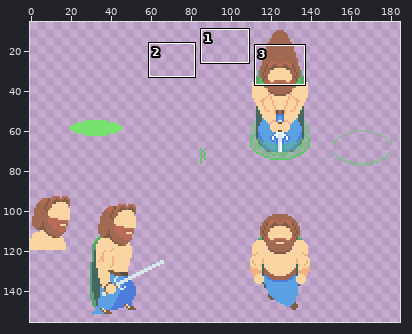
File history of a pixel-art file, Art/Raw files/McLir/McLirMain.ase. Above, an overview of the earlier version with the close-up marked.
Close-up. As it was:
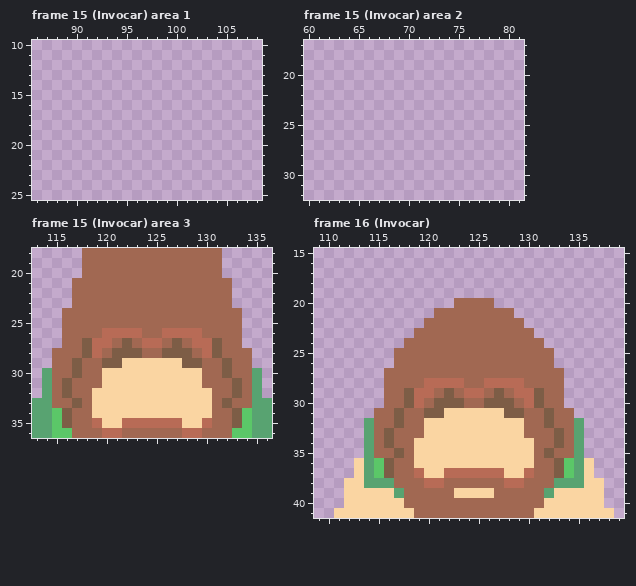
213x242 pixels, 18 frames. Shown: frame 15 (Invocar) area 1: x 86..108, y 10..25; frame 15 (Invocar) area 2: x 60..81, y 17..32; frame 15 (Invocar) area 3: x 113..136, y 18..36; frame 16 (Invocar): x 109..139, y 15..41. The wide view leaves out empty margins. The commit also changed other frames or places, which this record leaves out.
The same view after the edit:
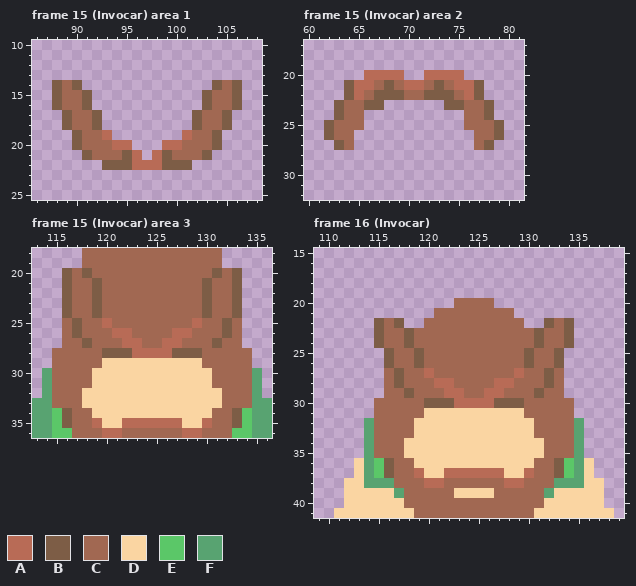
Palette (. is transparent): A #b86b56  B #7d5d46  C #a16852  D #fad5a2  E #5bc768  F #58a371
Commit: Finished mcLir Invocation started navigation
What changed:
Frame 15 (Invocar) area 1, layer "Layer 1":
y 14: x 88..90 ... -> BCB; x 104..106 ... -> BCB
y 15..16: x 88..91 .... -> BCCB; x 103..106 .... -> BCCB
y 17..18: x 89..92 .... -> BCCB; x 102..105 .... -> BCCB
y 19: x 90..93 .... -> BCCA; x 101..104 .... -> ACCB
y 20: x 90..95 ...... -> BCCCAA; x 99..104 ...... -> AACCCB
y 21: x 91..96 ...... -> BCCCBA; x 98..103 ...... -> ABCCCB
y 22: x 93..101 ......... -> BBBAAABBB
Frame 15 (Invocar) area 2, layer "Layer 1":
y 20: x 66..69 .... -> AAAA; x 72..75 .... -> AAAA
y 21: x 64..77 .............. -> BAACBCAACBCAAB
y 22: x 64..77 .............. -> BACBBBCCBBBCAB
y 23: x 63..67 ..... -> BCCBB; x 74..78 ..... -> BBCCB
y 24: x 63..65 ... -> BCC; x 76..78 ... -> CCB
y 25: x 62..65 .... -> BCCC; x 76..79 .... -> CCCB
y 26: x 62..64 ... -> BCC; x 77..79 ... -> CCB
y 27: x 63..64 .. -> BC; x 77..78 .. -> CB
Frame 15 (Invocar) area 3, layers "Layer 1", "cabesa":
y 20: x 116..118 ..C -> BCB; x 131..133 C.. -> BCB
y 21..23: x 116 . -> B; x 119 C -> B; x 130 C -> B; x 133 . -> B
y 24: x 116 C -> B; x 119 C -> B; x 130 C -> B; x 133 C -> B
y 25: x 117 C -> B; x 120 C -> A; x 129 C -> A; x 132 C -> B
y 26: x 117 C -> B; x 120 A -> C; x 123 A -> C; x 126 A -> C; x 129 A -> C; x 132 C -> B
y 27: x 119..120 AA -> CC; x 122..127 BCAACB -> AACCAA; x 129..130 AA -> CC
y 28: x 118..120 BAC -> CCB; x 123..126 BCCB -> AAAA; x 129..131 CAB -> BCC
y 29: x 117 B -> C; x 120..121 BB -> DD; x 128..129 BB -> DD; x 132 B -> C
y 30: x 117 B -> C; x 119 C -> D; x 130 C -> D; x 132 B -> C
y 31: x 116 B -> C; x 119 C -> D; x 130 C -> D; x 133 B -> C
y 32: x 116 B -> C; x 118 C -> D; x 131 C -> D; x 133 B -> C
y 33: x 117..118 BC -> CD; x 131..132 CB -> DC
Frame 16 (Invocar), layers "Layer 1", "cabesa":
y 22: x 115..117 ... -> BCB; x 132..134 ... -> BCB
y 23: x 115..118 .... -> BCCB; x 131..134 .... -> BCCB
y 24: x 115..118 ...C -> BCCB; x 131..134 C... -> BCCB
y 25..26: x 116 . -> B; x 119 C -> B; x 130 C -> B; x 133 . -> B
y 27: x 117 C -> B; x 120 C -> A; x 129 C -> A; x 132 C -> B
y 28: x 117 C -> B; x 120 A -> C; x 123 A -> C; x 126 A -> C; x 129 A -> C; x 132 C -> B
y 29: x 119..120 AA -> CC; x 122..127 BCAACB -> AACCAA; x 129..130 AA -> CC
y 30: x 115 . -> C; x 118..120 BAC -> CCB; x 123..126 BCCB -> AAAA; x 129..131 CAB -> BCC; x 134 . -> C
y 31: x 117 B -> C; x 120..121 BB -> DD; x 128..129 BB -> DD; x 132 B -> C
y 32: x 117 B -> C; x 119 C -> D; x 130 C -> D; x 132 B -> C
y 33: x 116 B -> C; x 119 C -> D; x 130 C -> D; x 133 B -> C
y 34: x 116 B -> C; x 118 C -> D; x 131 C -> D; x 133 B -> C
y 35: x 117..118 BC -> CD; x 131..132 CB -> DC
Changed places in both close-ups, as pixel boxes (x1, y1, x2, y2):
added: (52, 80, 242, 170)
added: (324, 70, 504, 150)
changed: (62, 268, 242, 408)
changed: (374, 318, 574, 458)
